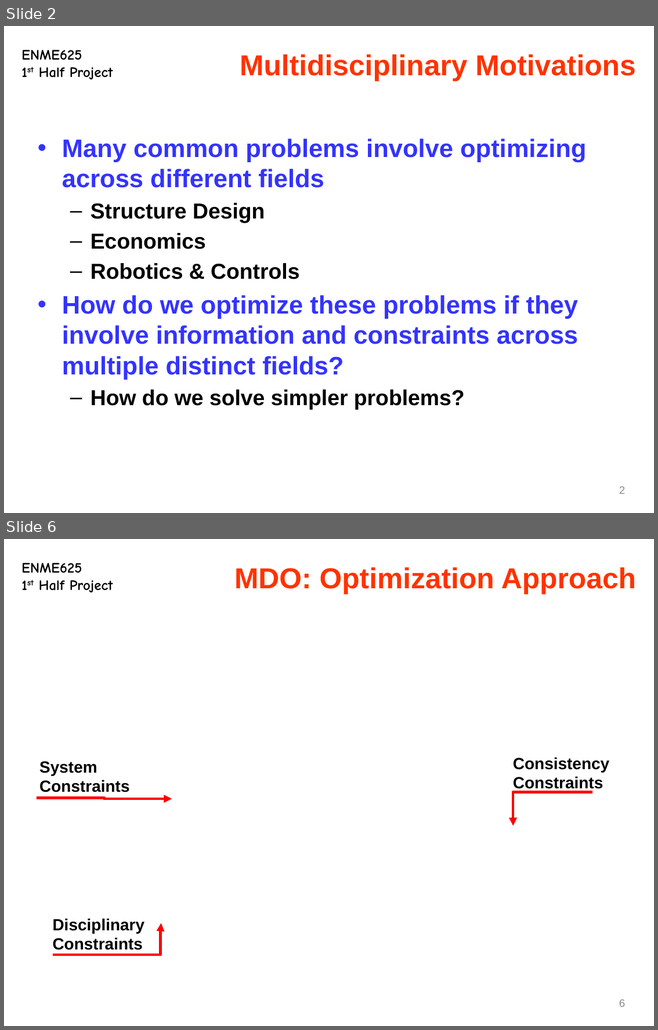
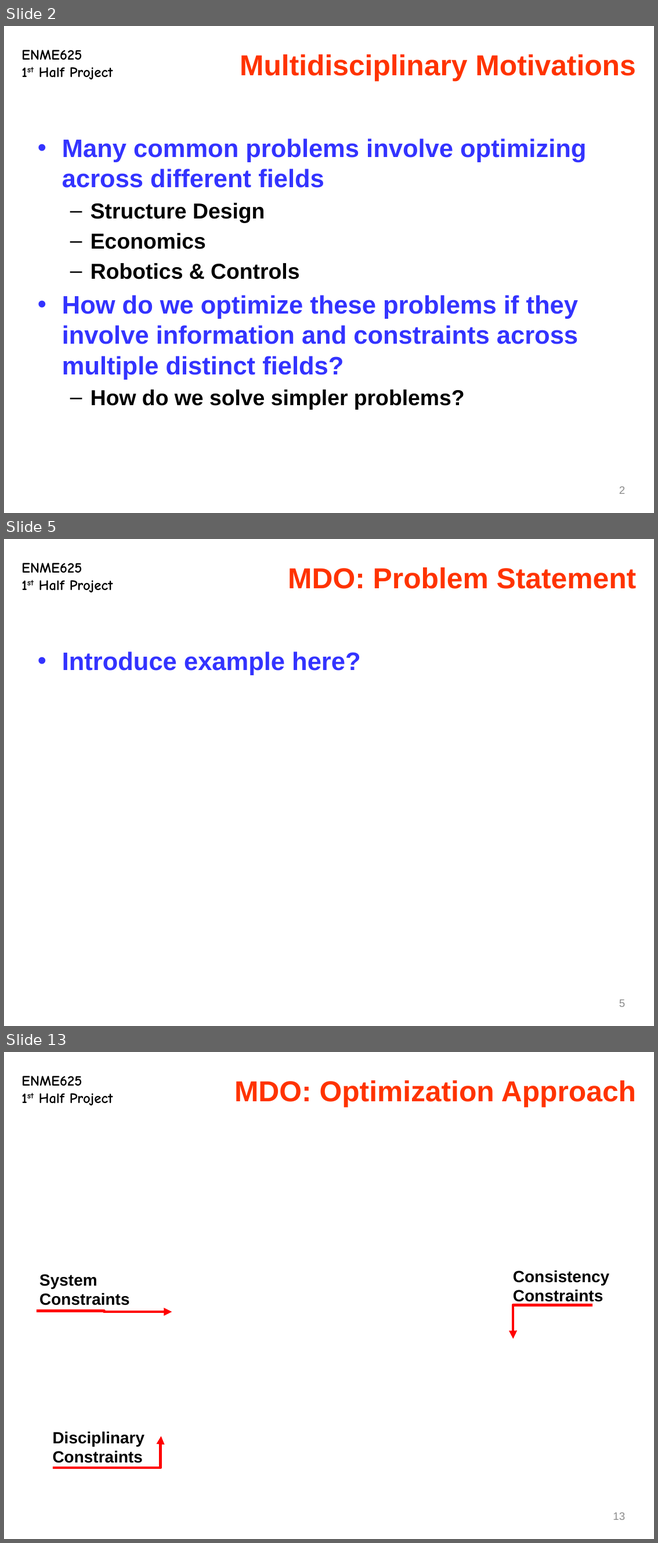
Before and after one commit to hqqen/eeby-deeby, a slide deck: class-work/optimization/project 1/slides.pptx. Shown one above the other, each under a label of ours: slides 2 and 6 before the commit, slides 2, 5 and 13 after it; the slides between them are not shown. The pictures are 658x1030 and 658x1543 pixels, drawn with LibreOffice and Linux fonts; fonts in the diff are those of the drawing; grey boxes stand for pictures. Boxes give left, top, right and bottom in pixels: in the first picture for what was removed or moved away, otherwise in the second. Text is boxed around its words. In the diff, an @@ line names an element or a change of style, - is before the commit and + after.

```diff
--- a/class-work/optimization/project 1/slides.pptx
+++ b/class-work/optimization/project 1/slides.pptx
@@ slide 5 added at [4, 539, 654, 1026], background #FFFFFF; not listed: 1 template element that a slide beside it also shows @@
@@ title added at [288, 567, 636, 589], 32 pt, text #FF3300, bold @@
+MDO: Problem Statement
@@ text added at [62, 652, 360, 675], 28 pt, text #3333FF, bold @@
+• Introduce example here?
@@ page number added at [619, 1000, 625, 1007], 12 pt, text #8C8C8C @@
+5
@@ what was slide 6 is now slide 13 @@
@@ page number at [612, 1513, 625, 1520]: text changed @@
-6
+13
```
Also in this commit, not shown: 2 slides changed, 8 other slides added, 1 slide removed.
